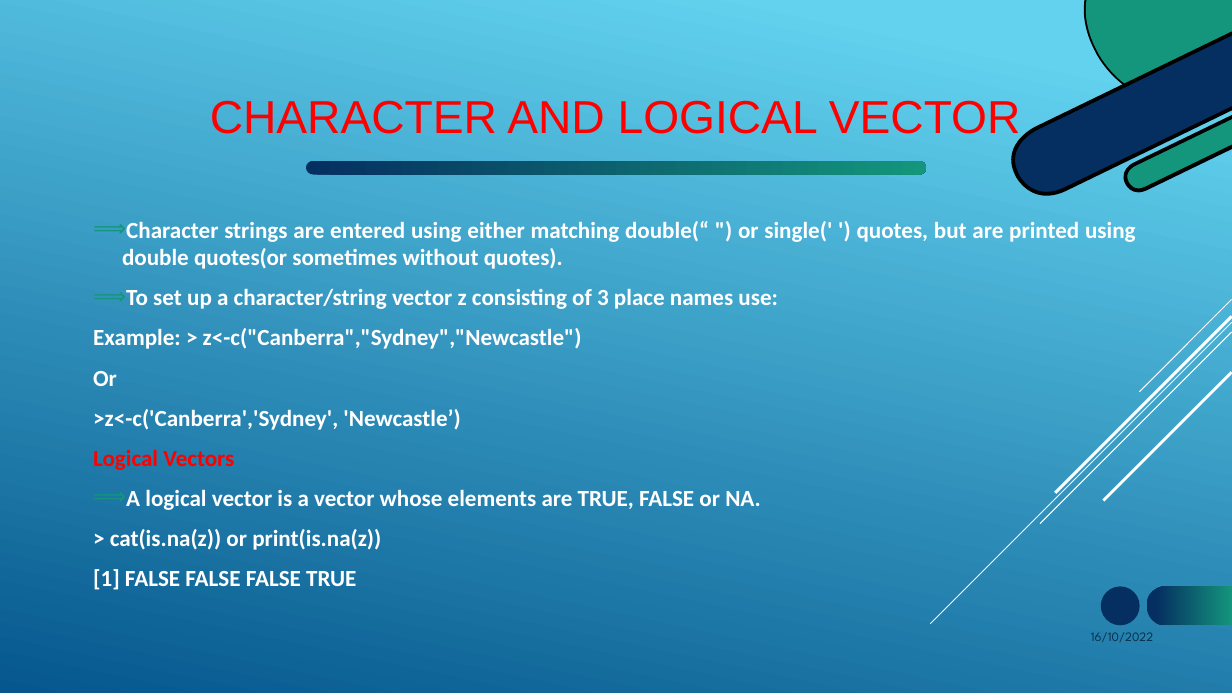
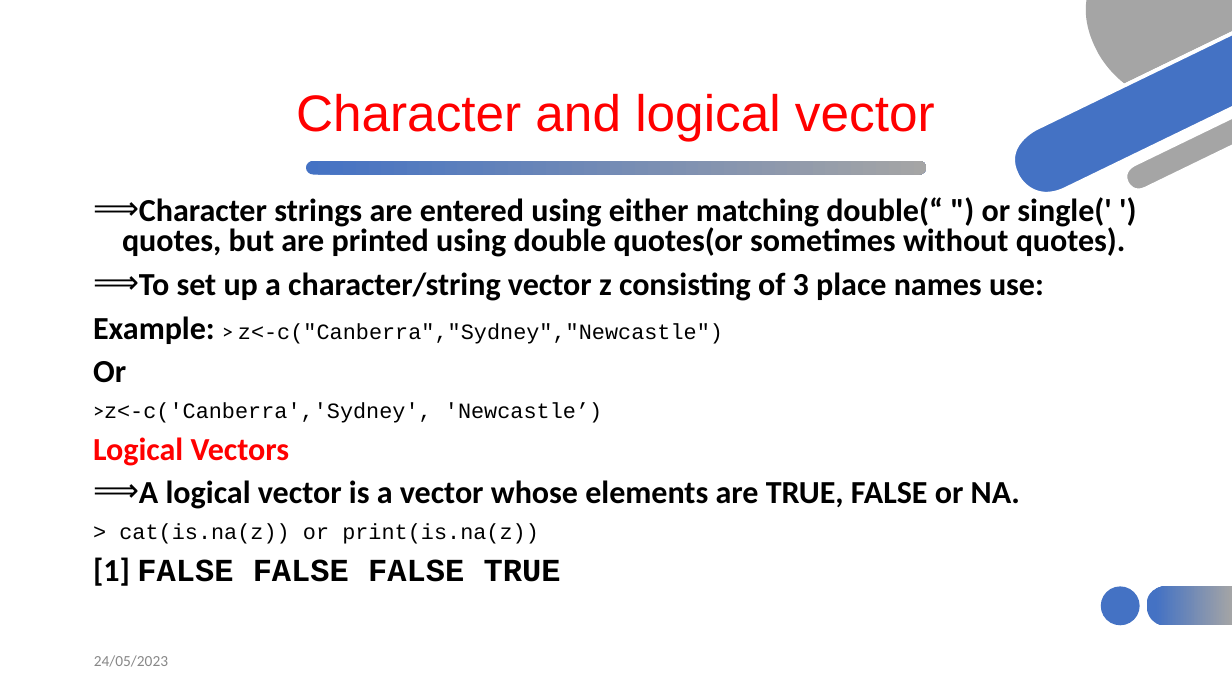
Before and after one commit to HaymanotB/himsite, a slide deck: slide 21 of lecture/RStudio_material.pptx. Drawn at 1232x693 pixels with LibreOffice and Linux fonts; fonts in the diff are those of the drawing. Boxes give left, top, right and bottom in pixels: in the first picture for what was removed or moved away, otherwise in the second. Text is boxed around its words. In the diff, an @@ line names an element or a change of style, - is before the commit and + after.

```diff
--- a/lecture/RStudio_material.pptx
+++ b/lecture/RStudio_material.pptx
@@ background gradient #62D2EF to #05578D to #FFFFFF @@
@@ freeform shape at [1085,0,1232,84]: fill #14967C to #A5A5A5 @@
@@ fill #000000 to #FFFFFF in 3 elements at [1083,0,1231,101], [1123,114,1232,192], [1011,30,1232,196] @@
@@ freeform shape at [1013,32,1232,193]: fill #052F61 to #4472C4 @@
@@ title at [296,93,935,141]: text changed; size 36 to 40 pt @@
-CHARACTER AND LOGICAL VECTOR
+Character and logical vector
@@ freeform shape at [1125,116,1232,190]: fill #14967C to #A5A5A5 @@
@@ freeform shape at [305,160,927,176]: fill gradient #052F61 to #14967C to gradient #4472C4 to #A5A5A5 @@
@@ text "Character strings are entered using ..." at [93,197,1126,586]: size 18 to 25 pt in "Character strings are entered using either matching ...", "To set up a character/string vector z ...", "Example:", "Or" and 3 more places; text colour #FFFFFF to #000000; size 18 to 17 pt, bold off in "> z<-c("Canberra","Sydney","Newcastle")", ">z<-c('Canberra','Sydney', 'Newcastle’)", "> cat(is.na(z)) or print(is.na(z))"; font Calibri to Courier New in "z<-c("Canberra","Sydney","Newcastle")", ">z<-c('Canberra','Sydney', 'Newcastle’)", "> cat(is.na(z)) or print(is.na(z))", "FALSE FALSE FALSE TRUE"; line spacing 1 to 0.8; bullet colour #FFFFFF to #000000; vertical alignment middle to top @@
@@ group removed at [931,299,1232,624]: 5 lines @@
@@ ellipse at [1101,587,1140,626]: fill #052F61 to #4472C4 @@
@@ freeform shape at [1146,585,1232,627]: fill gradient #052F61 to #14967C to gradient #4472C4 to #A5A5A5 @@
@@ text added at [94,655,168,667], 12 pt, text #888888 @@
+24/05/2023
@@ text removed at [1091,632,1153,642] @@
-16/10/2022
```
Also in this commit, not shown: 30 other slides changed, 1 slide added, 4 other files.
